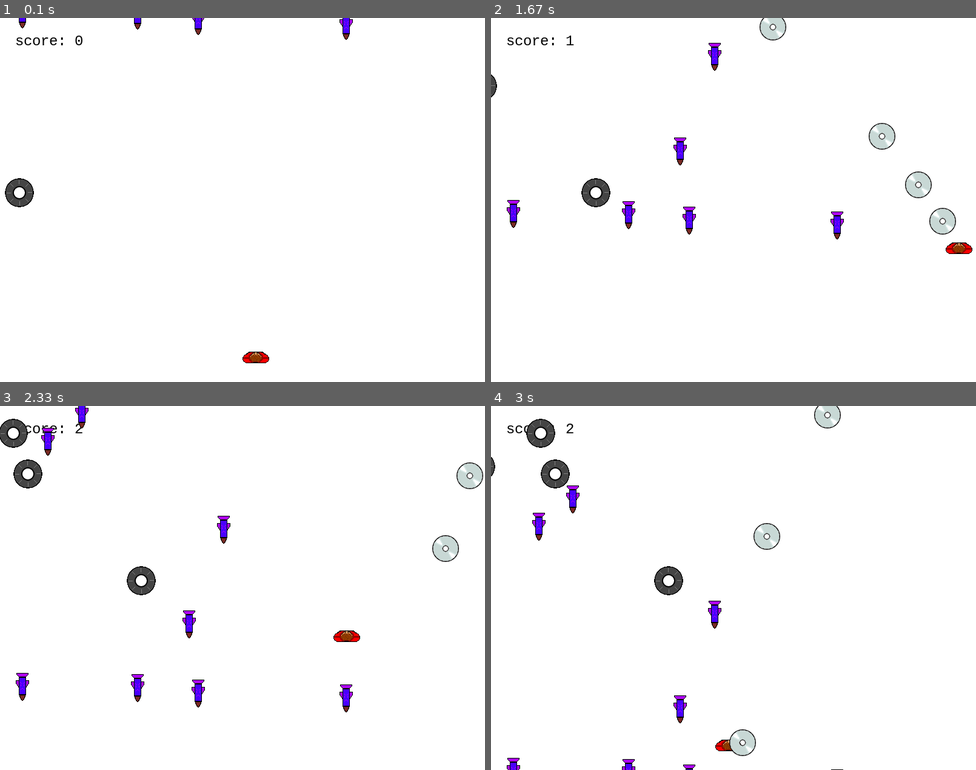
Above: before the commit, frames 1-4 (two rows, left to right).
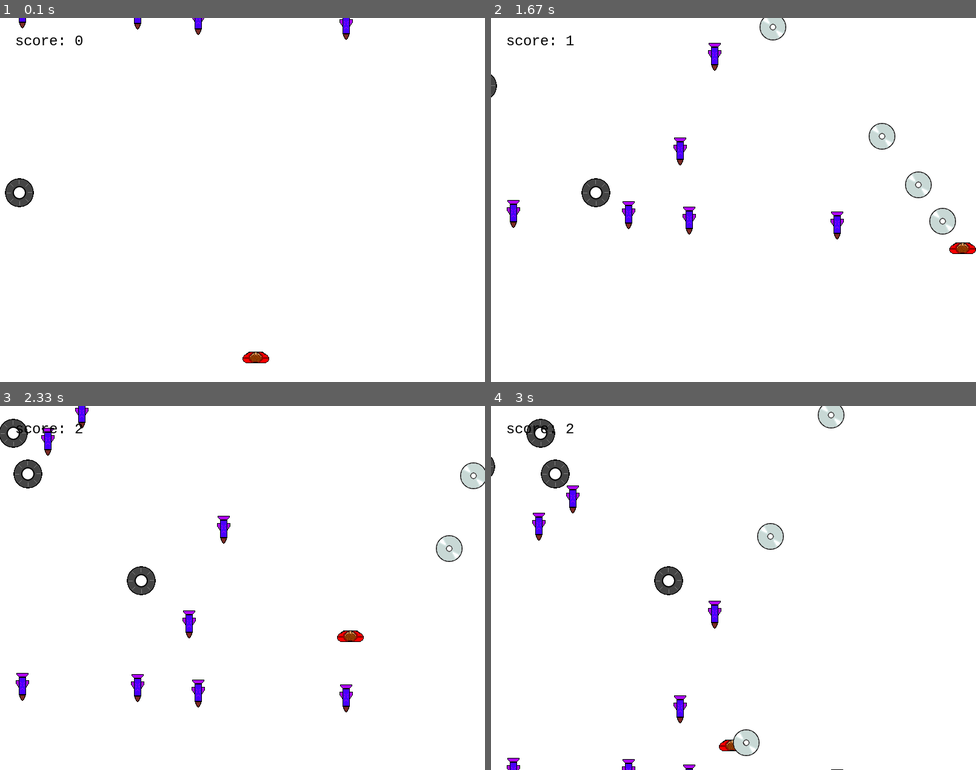
Above: after the commit, the same moments.

Repository: GilbertWilliams/Antimal2ElectricBoogaloo
Game: pygame game, started from main.py
Two runs of this game, one before a commit and one after it. Both use one fixed random seed, a clock stepped at 60 frames per second and the inputs below. The source is Python 2; it was converted automatically to run under Python 3.
Inputs:
- Up to frame 1 (0.1 s): no input
- Up to frame 2 (1.67 s): tap Space at 0.33, 0.73, 1.03, 1.23, 1.57 s; hold Right 0.67-1.13 s; hold Up 1.17-1.47 s; hold Right from 1.5 s (still down)
- Up to frame 3 (2.33 s): tap Space at 1.87, 2.07 s; release Right at 1.97 s; hold Left from 2 s (still down)
- Up to frame 4 (3 s): tap Space at 2.37, 2.63, 2.97 s; release Left at 2.53 s; hold Down 2.57-2.87 s; hold Left from 2.9 s (still down)

Frame 1 is identical in both runs. In frame 2, 0.1% of the frame differs, in the area x 93-100%, y 61-65%; in frame 3, 0.6%; in frame 4, 0.7%, in the area x 7-73%, y 0-97%.

Commit message:
Various fixes
But yet nothing productive

Diff:
--- a/main.py
+++ b/main.py
@@ -36,12 +36,12 @@
         self.rect.y += self.dy
 
         # Set player boundaries
-        if self.rect.x >= 750:
-            self.rect.x = 750
+        if self.rect.x >= 800 - self.image.get_width():
+            self.rect.x = 800 - self.image.get_width()
         if self.rect.x <= 0:
             self.rect.x = 0
-        if self.rect.y >= 550:
-            self.rect.y = 550
+        if self.rect.y >= 600 - self.image.get_height():
+            self.rect.y = 600 - self.image.get_height()
         if self.rect.y <= 0:
             self.rect.y = 0
 
@@ -118,8 +118,8 @@
         pygame.sprite.Sprite.__init__(self)
         self.image = pygame.image.load('resources\hotshotgg.png')
         self.rect = self.image.get_rect()
-        self.x = self.rect.x
-        self.y = self.rect.y
+        self.rect.x = x
+        self.rect.y = y
 
 
 
@@ -157,6 +157,8 @@
     # Bullet variable for later creation of Bullet object
     global bullet
 
+
+    # Create boss object
     global boss
     boss = Boss(350, 100)
 
@@ -237,8 +239,8 @@
         # Create screen surface object and draw objects on it
         screen.fill((255,255,255))
 
-        # Infinitely Spawn Enemies (what could go wrong?)
-        if playerSprite.has(player):
+        # Infinitely Spawn Enemies until player has died or boss has spawned
+        if playerSprite.has(player) and not allSprites.has(boss):
             if enemySprites.__len__() <= 10:
                 newEnemy = Enemy(randrange(0, 750, 1), randrange(-150, -50, 1))
                 enemySprites.add(newEnemy)
@@ -248,16 +250,6 @@
                 flyerSprites.add(newFlyer)
                 allSprites.add(newFlyer)
 
-        # Keep score
-        score = player.headcount
-        scoreString = str(score)
-        scoreboard = scoreFont.render("score: " + scoreString, 1, (0, 0, 0))
-        screen.blit(scoreboard, (25,25))
-
-        # Enemy counter for boss fight
-        if score >= 11:
-            allSprites.add(boss)
-
         # Update and draw all sprites
         allSprites.update()
         allSprites.draw(screen)
@@ -269,6 +261,16 @@
             gameover = gameoverFont.render("Game Over", 1, (0, 0, 0)) # Print game over
             screen.blit(gameover, (300,300))
 
+        # Keep score
+        score = player.headcount
+        scoreString = str(score)
+        scoreboard = scoreFont.render("score: " + scoreString, 1, (0, 0, 0))
+        screen.blit(scoreboard, (25,25))
+
+        # Enemy counter for boss fight
+        if score >= 11:
+            allSprites.add(boss)
+
         # Update the display
         pygame.display.update()
         if keepGoing == False:
